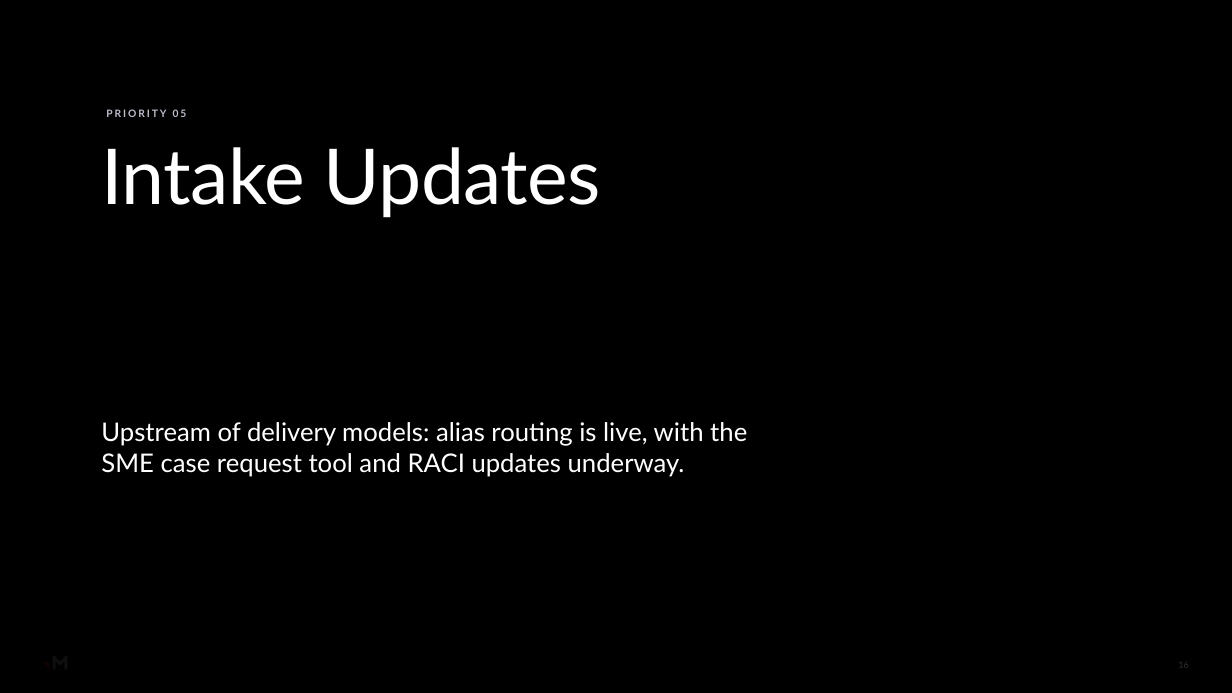
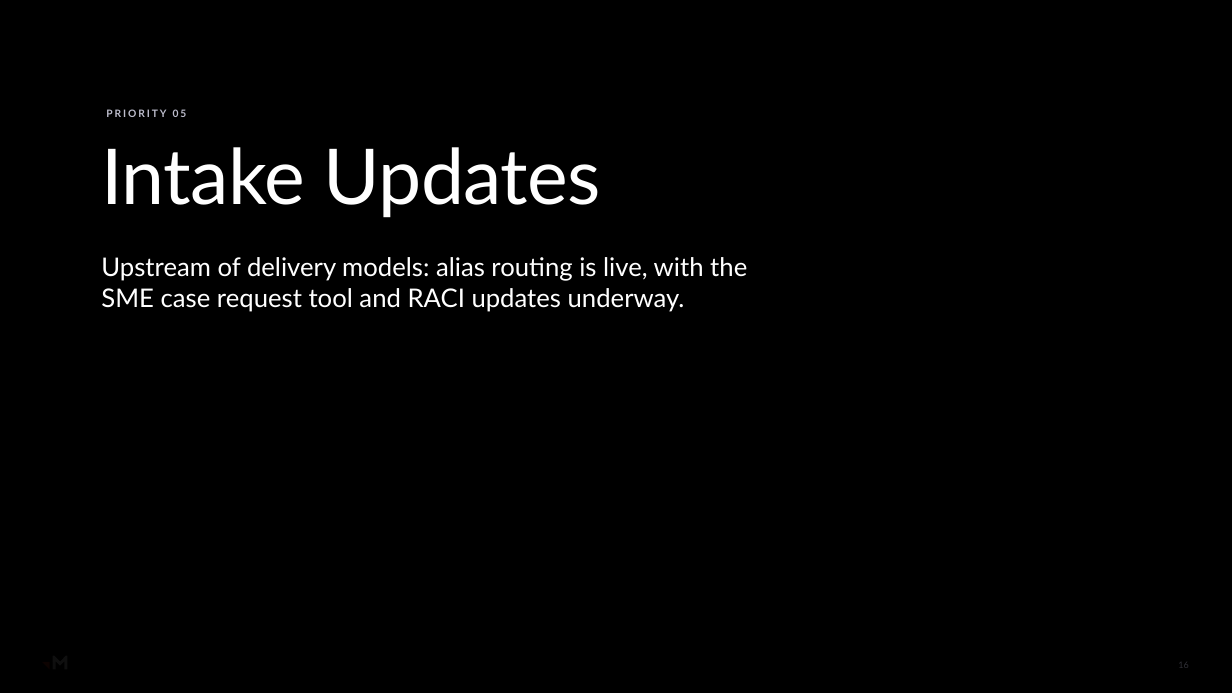
Before and after one commit to RachelHarrisMerkle/BasicMerkle, a slide deck: slide 16 of Delivery_Excellence_Kickoff_REDESIGNED.pptx. Drawn at 1232x693 pixels with LibreOffice and Linux fonts; fonts in the diff are those of the drawing; background and template pictures are left out; a plain dark background stands for a picture behind light text. Boxes give left, top, right and bottom in pixels: in the first picture for what was removed or moved away, otherwise in the second. Text is boxed around its words. In the diff, an @@ line names an element or a change of style, - is before the commit and + after.

```diff
--- a/Delivery_Excellence_Kickoff_REDESIGNED.pptx
+++ b/Delivery_Excellence_Kickoff_REDESIGNED.pptx
@@ rounded rectangle added at box(65, 71, 830, 341), fill #000000 at 62% opacity @@
@@ text "Upstream of delivery models: alias ...": place and size @@
-text "Upstream of delivery models: alias ..." at box(101, 422, 747, 477)
+text "Upstream of delivery models: alias ..." at box(101, 257, 747, 312)
```
Also in this commit, not shown: 24 other slides changed, 1 other file.
